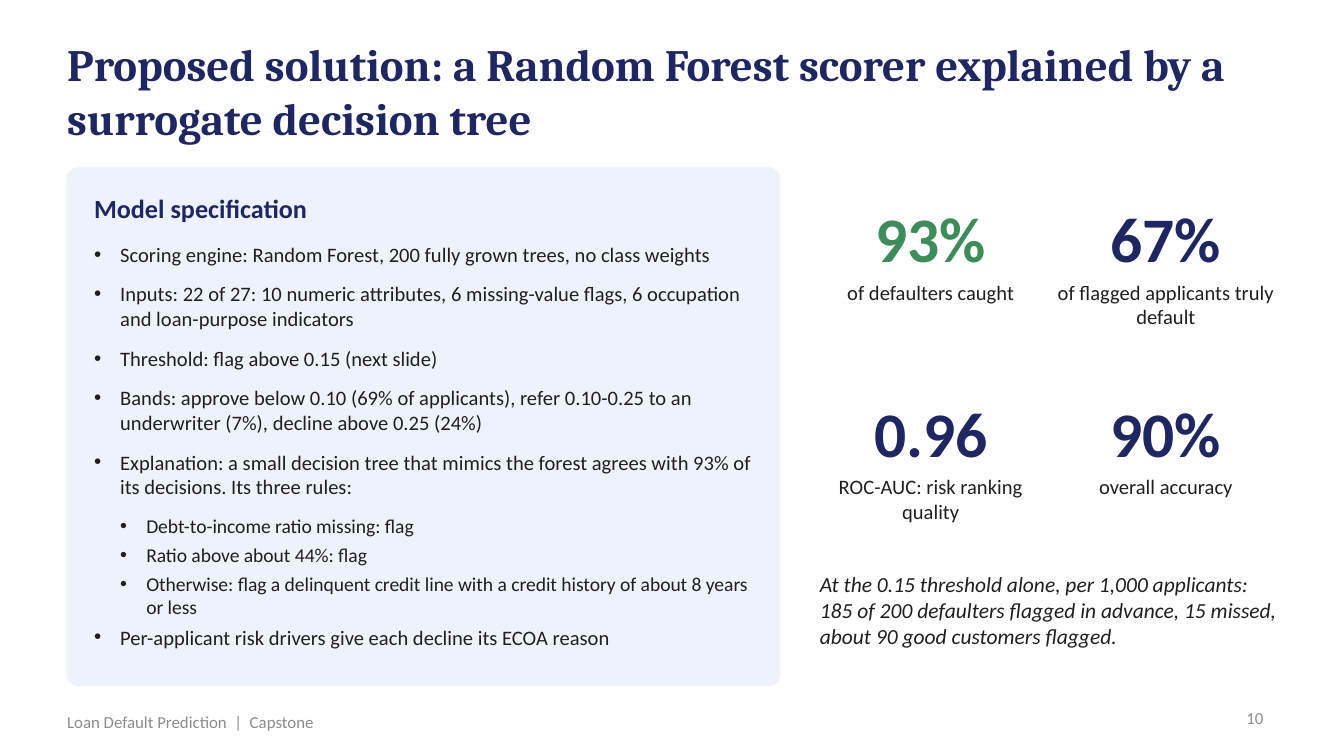
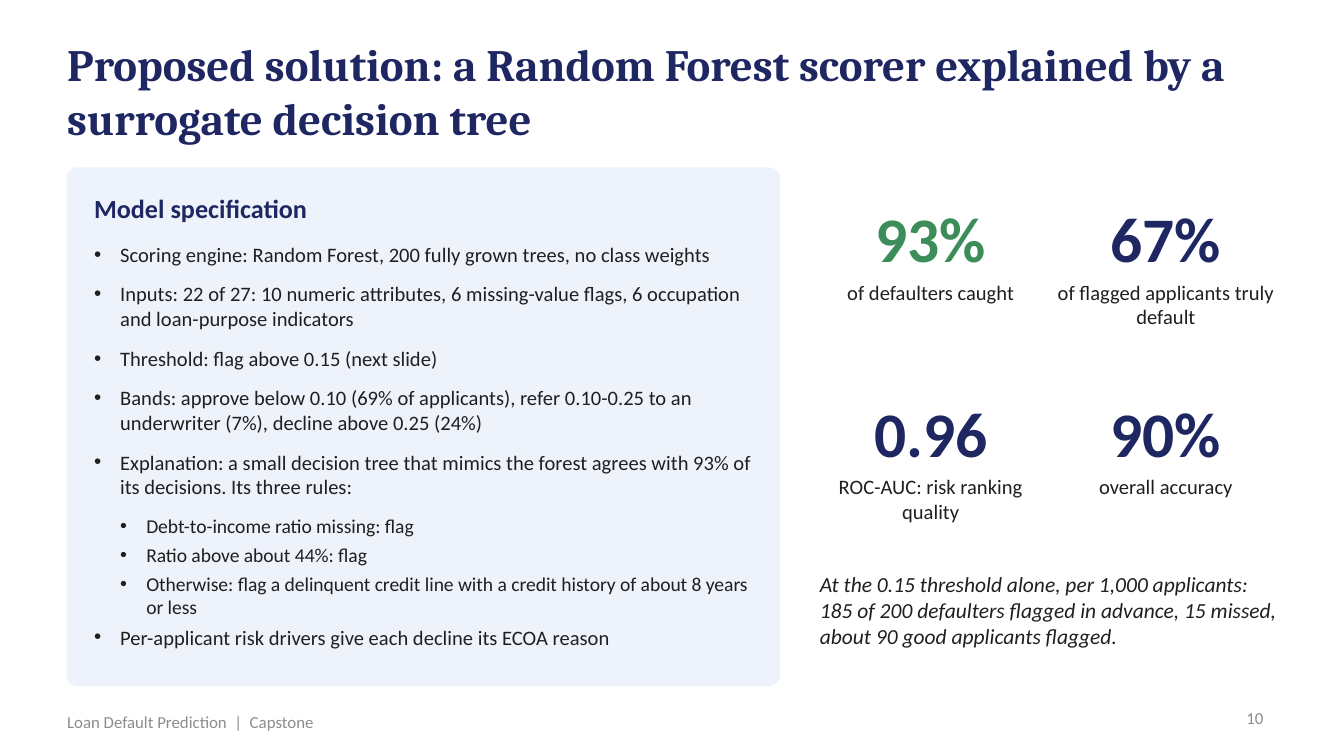
Before and after one commit to shubham1891/Personal-code, a slide deck: slide 10 of presentation/Loan_Default_Prediction_Presentation.pptx. Drawn at 1344x756 pixels with LibreOffice and Linux fonts; fonts in the diff are those of the drawing. Boxes give left, top, right and bottom in pixels: in the first picture for what was removed or moved away, otherwise in the second. Text is boxed around its words. In the diff, an @@ line names an element or a change of style, - is before the commit and + after.

```diff
--- a/presentation/Loan_Default_Prediction_Presentation.pptx
+++ b/presentation/Loan_Default_Prediction_Presentation.pptx
@@ text at [820,577,1276,648]: text changed @@
-At the 0.15 threshold alone, per 1,000 applicants: 185 of 200 defaulters flagged in advance, 15 missed, about 90 good customers flagged.
+At the 0.15 threshold alone, per 1,000 applicants: 185 of 200 defaulters flagged in advance, 15 missed, about 90 good applicants flagged.
```
Also in this commit, not shown: 9 other slides changed, 7 other files.
